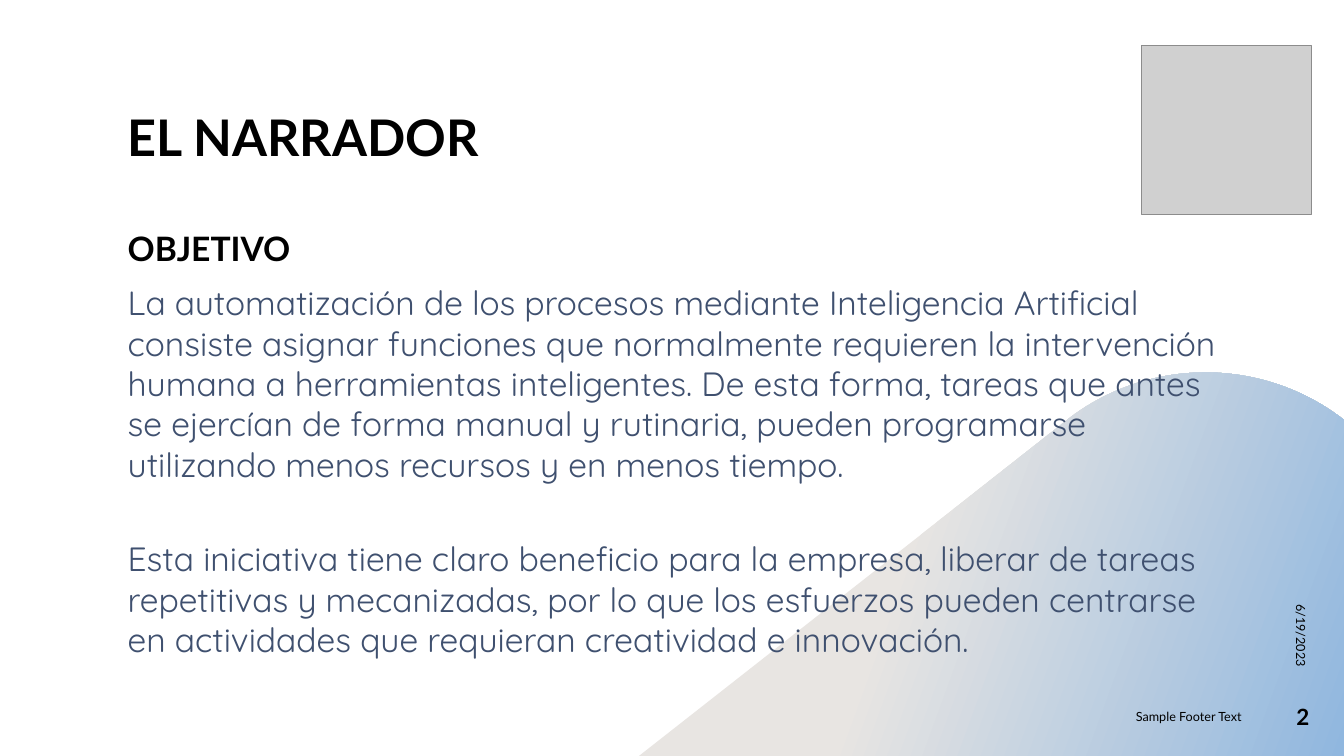
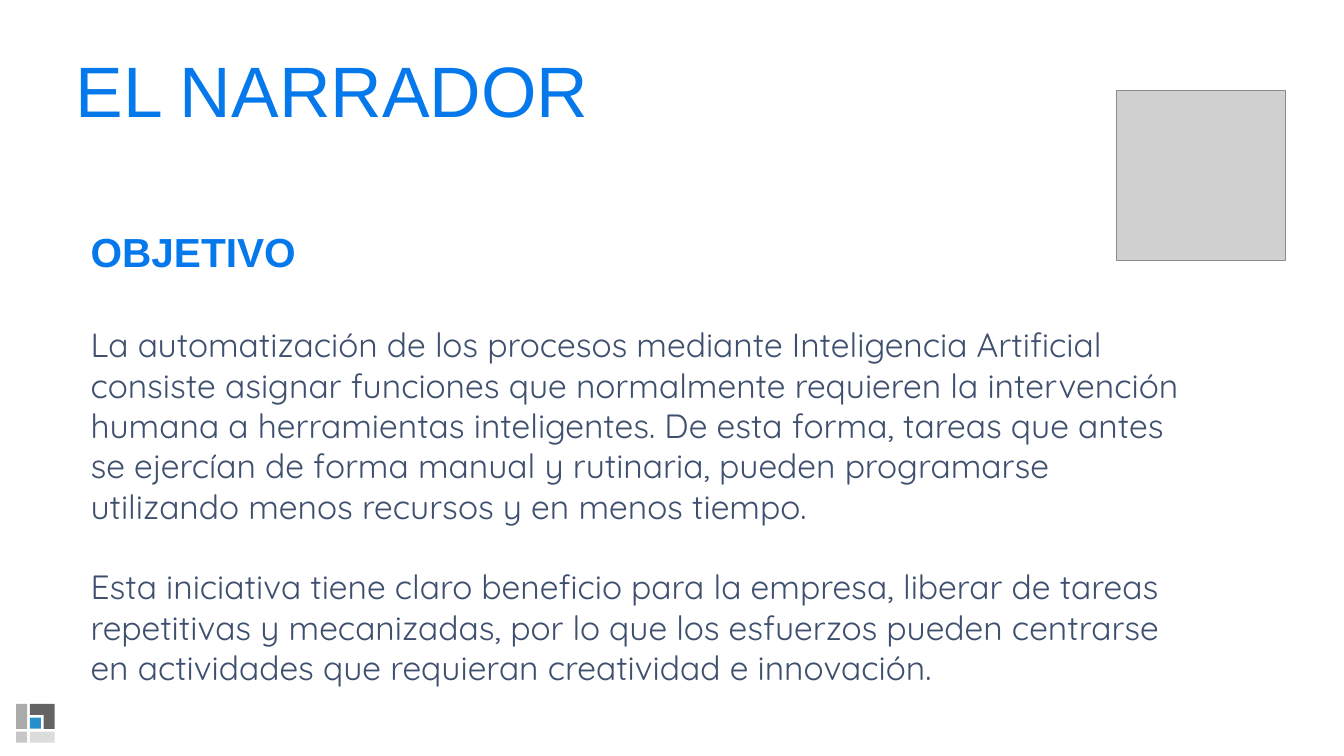
Before and after one commit to efrengonzalez01/LnkDemoAIElNarrador, a slide deck: slide 2 of presentación EL NARRADOR.pptx. Drawn at 1344x756 pixels with LibreOffice and Linux fonts; fonts in the diff are those of the drawing; grey boxes stand for pictures; background and template pictures are left out. Boxes give left, top, right and bottom in pixels: in the first picture for what was removed or moved away, otherwise in the second. Text is boxed around its words. In the diff, an @@ line names an element or a change of style, - is before the commit and + after.

Commit message:
flujo de presentacion
Un en la  presentacion de power point  , para exponer la idea.

```diff
--- a/presentación EL NARRADOR.pptx
+++ b/presentación EL NARRADOR.pptx
@@ text "EL NARRADOR": place and size @@
-text "EL NARRADOR" at box(128, 119, 479, 157)
+text "EL NARRADOR" at box(76, 67, 588, 118)
@@ text "EL NARRADOR" at box(76, 67, 588, 118): size 36 to 51 pt, font Lato to Arial, text colour #000000 to #0579EB, bold off @@
@@ picture: place and size @@
-picture at box(1142, 45, 1312, 215)
+picture at box(1117, 91, 1287, 260)
@@ text "OBJETIVO": place and size @@
-text "OBJETIVO" at box(128, 236, 1216, 659)
+text "OBJETIVO" at box(91, 238, 1179, 687)
@@ text "OBJETIVO" at box(91, 238, 1179, 687): size 24 to 29 pt, font Lato to Arial, text colour #000000 to #0579EB in "OBJETIVO"; less space between paragraphs @@
@@ freeform shape removed at box(639, 373, 1344, 756) @@
@@ text removed at box(1294, 610, 1309, 665) @@
-6/19/2023
@@ freeform shape added at box(16, 704, 27, 729), fill #AAAAAA @@
@@ freeform shape added at box(30, 718, 41, 729), fill #288FCD @@
@@ freeform shape added at box(30, 704, 55, 729), fill #636363 @@
@@ text removed at box(1136, 711, 1241, 723) @@
-Sample Footer Text
@@ page number removed at box(1296, 708, 1309, 725) @@
-2
@@ freeform shape added at box(16, 732, 27, 743), fill #C7C7C7 @@
@@ freeform shape added at box(30, 732, 55, 743), fill #DCDCDC @@
```
Also in this commit, not shown: 4 other slides changed, 5 slides added, 2 slides removed, 3 other files.
